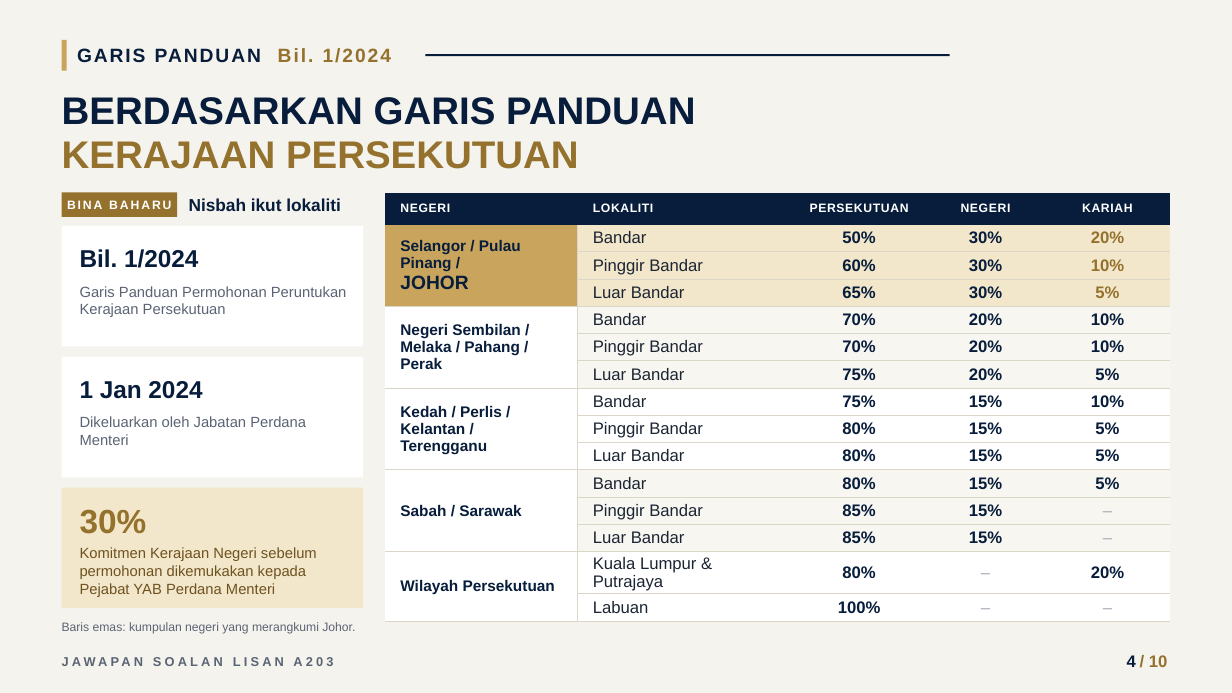
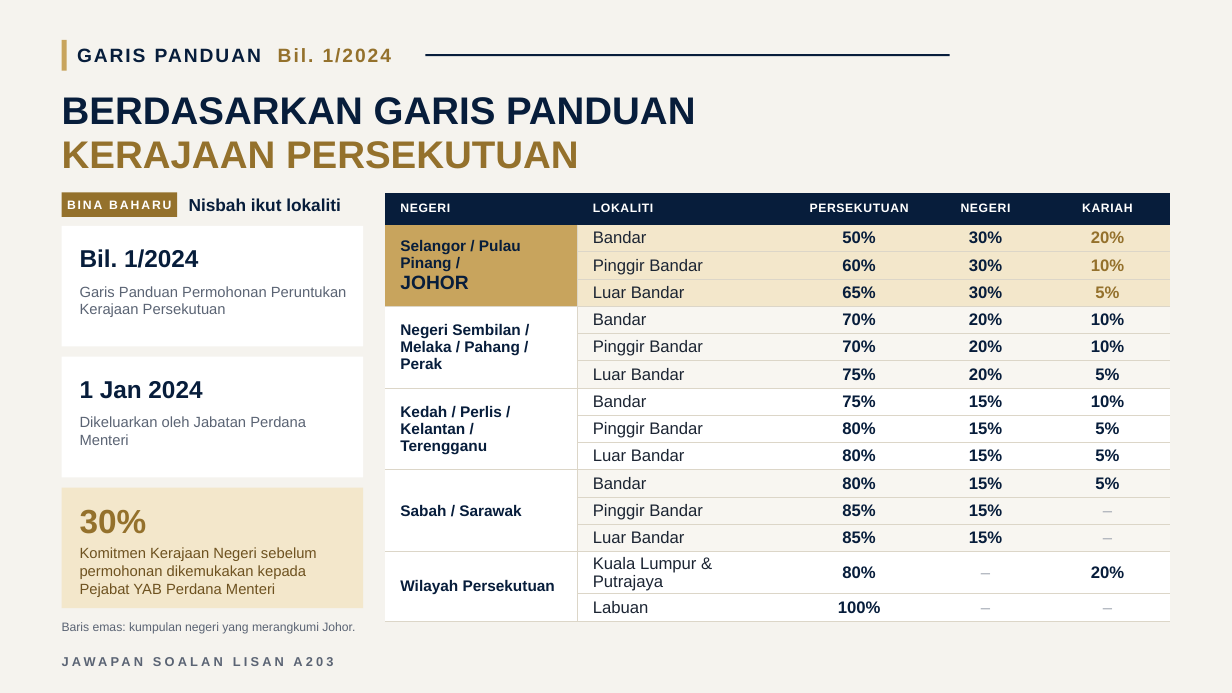
Before and after one commit to nawaljoe/Nawal, a slide deck: slide 4 of infografik-a203/pptx/A203_Infografik_16x9.pptx. Drawn at 1232x693 pixels with LibreOffice and Linux fonts; fonts in the diff are those of the drawing; background and template pictures are left out. Boxes give left, top, right and bottom in pixels: in the first picture for what was removed or moved away, otherwise in the second. Text is boxed around its words. In the diff, an @@ line names an element or a change of style, - is before the commit and + after.

```diff
--- a/infografik-a203/pptx/A203_Infografik_16x9.pptx
+++ b/infografik-a203/pptx/A203_Infografik_16x9.pptx
@@ page number removed at <box>1127,655,1136,667</box> @@
-4
@@ text removed at <box>1149,655,1168,667</box> @@
-/ 10
```
Also in this commit, not shown: 7 other slides changed, 1 other file.
